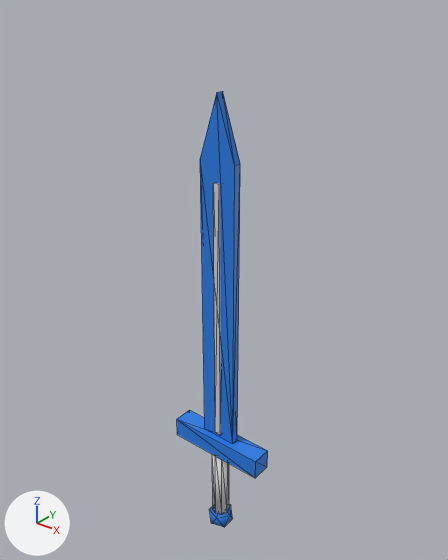
What one commit did to the glTF model assets/models/items/cobalt_broadsword.glb.
Rendered twice from a 50 mm lens placed at (0.776, -0.956, 1.095), pointed at (-0.023, 0.042, 0.476). Arrows for +X, +Y and +Z are at lower left; the lights stay in place. The picture after the commit comes second. Mesh edges are drawn as thin lines. Vertices at exactly the same position are counted once.

Script lines for the objects in view, before the commit:
```python
me_cobalt_broadsword_v0 = bpy.data.meshes.new('cobalt_broadsword_v0')
me_cobalt_broadsword_v0.from_pydata(...)  # 54 vertices, 88 faces; spans x -0.126..0.126, y -0.03..0.03, z -0.235..0.9
# faces by material slot: [28, 60]
me_cobalt_broadsword_v0.materials.append(mat_prop_dark_planks)
me_cobalt_broadsword_v0.materials.append(mat_prop_iron_metal)
ob_cobalt_broadsword_v0 = bpy.data.objects.new('cobalt_broadsword_v0', me_cobalt_broadsword_v0)
ob_cobalt_broadsword_v0.location = (0.0, 0.0, 0.0)
```
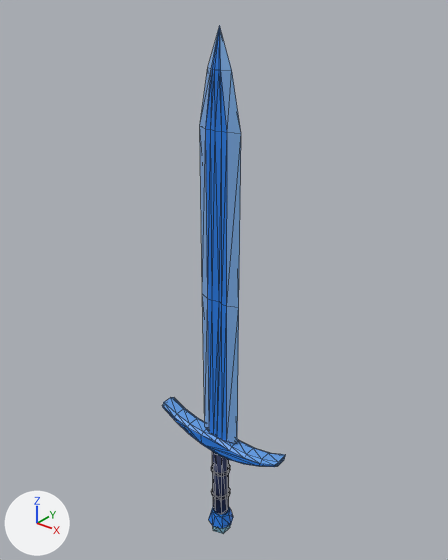
Changed parts and their boxes (x1, y1, x2, y2) in the pictures (448 x 560 px):
'cobalt_broadsword_v0', reshaped (36% wider, 17% taller): before (177, 91, 268, 527); after (162, 25, 286, 534)
part 1 of me_cobalt_broadsword_v0, added: after (212, 451, 229, 514)
part 2 of me_cobalt_broadsword_v0, added: after (208, 508, 233, 528)
part 3 of me_cobalt_broadsword_v0, added: after (213, 525, 230, 534)
part 4 of me_cobalt_broadsword_v0, rebuilt (19% taller): before (200, 91, 240, 444); after (200, 25, 241, 444)
part 5 of me_cobalt_broadsword_v0, rebuilt (36% wider): before (177, 410, 268, 478); after (162, 397, 286, 467)
part 6 of me_cobalt_broadsword_v0, added: after (211, 488, 230, 500)
part 7 of me_cobalt_broadsword_v0, added: after (211, 464, 230, 477)
part 8 of me_cobalt_broadsword_v0, deleted: before (209, 504, 233, 527)
part 9 of me_cobalt_broadsword_v0, deleted: before (212, 183, 229, 515)

The change, as a list of edits to the scene's bpy script:
```text
Add mat_prop_crystal_glow:
    mat_prop_crystal_glow = bpy.data.materials.new('prop:crystal:glow')
    # nodes: BsdfPrincipled, Mix, OutputMaterial, VertexColor
    # colours: white #e7e7e7, mixed with the vertex colours
Change me_cobalt_broadsword_v0:
    used by ob_cobalt_broadsword_v0; location = (0.0, 0.0, 0.0)
    remove me_cobalt_broadsword_v0.from_pydata(...)  # 54 vertices, 88 faces; spans x -0.126..0.126, y -0.03..0.03, z -0.235..0.9
    add me_cobalt_broadsword_v0.from_pydata(...)  # 197 vertices, 342 faces; spans x -0.181..0.181, y -0.034..0.034, z -0.263..1.018
    me_cobalt_broadsword_v0 part 1: a new loose piece, an 8-sided cylinder along z spanning x -0.021..0.021, y -0.021..0.021, z -0.18..0.02, in mat_prop_dark_planks
    me_cobalt_broadsword_v0 part 2: a new loose piece, an 8-sided cut cone along z (radius 0.034 at the low end, 0.026 at the high end) spanning x -0.034..0.034, y -0.034..0.034, z -0.217..-0.185, in mat_prop_iron_metal
    me_cobalt_broadsword_v0 part 3: a new loose piece, an icosphere of 20 faces spanning x -0.025..0.025, y -0.024..0.024, z -0.263..-0.207, in mat_prop_crystal_glow
    me_cobalt_broadsword_v0 part 4: the loose piece of 10 vertices spanning x -0.045..0.045, y -0.009..0.009, z 0.07..0.9 is rebuilt with 49 vertices and now spans x -0.052..0.052, y -0.014..0.014, z 0.068..1.018
    me_cobalt_broadsword_v0 part 5: the loose piece of 8 vertices spanning x -0.126..0.126, y -0.025..0.025, z 0.02..0.07 is rebuilt with 72 vertices and now spans x -0.181..0.181, y -0.023..0.023, z 0.02..0.092
    me_cobalt_broadsword_v0 part 6: a new loose piece of 16 vertices spanning x -0.025..0.025, y -0.025..0.025, z -0.126..-0.114, in mat_prop_dark_planks
    me_cobalt_broadsword_v0 part 7: a new loose piece of 16 vertices spanning x -0.025..0.025, y -0.025..0.025, z -0.046..-0.034, in mat_prop_dark_planks
    me_cobalt_broadsword_v0 part 8: the loose piece of 12 vertices spanning x -0.031..0.031, y -0.03..0.03, z -0.235..-0.165 is deleted
    me_cobalt_broadsword_v0 part 9
    24 vertices are removed from x -0.022..0.022, y -0.022..0.022, z -0.18..0.72
    40 faces are deleted
    add me_cobalt_broadsword_v0.materials.append(mat_prop_crystal_glow)
```
